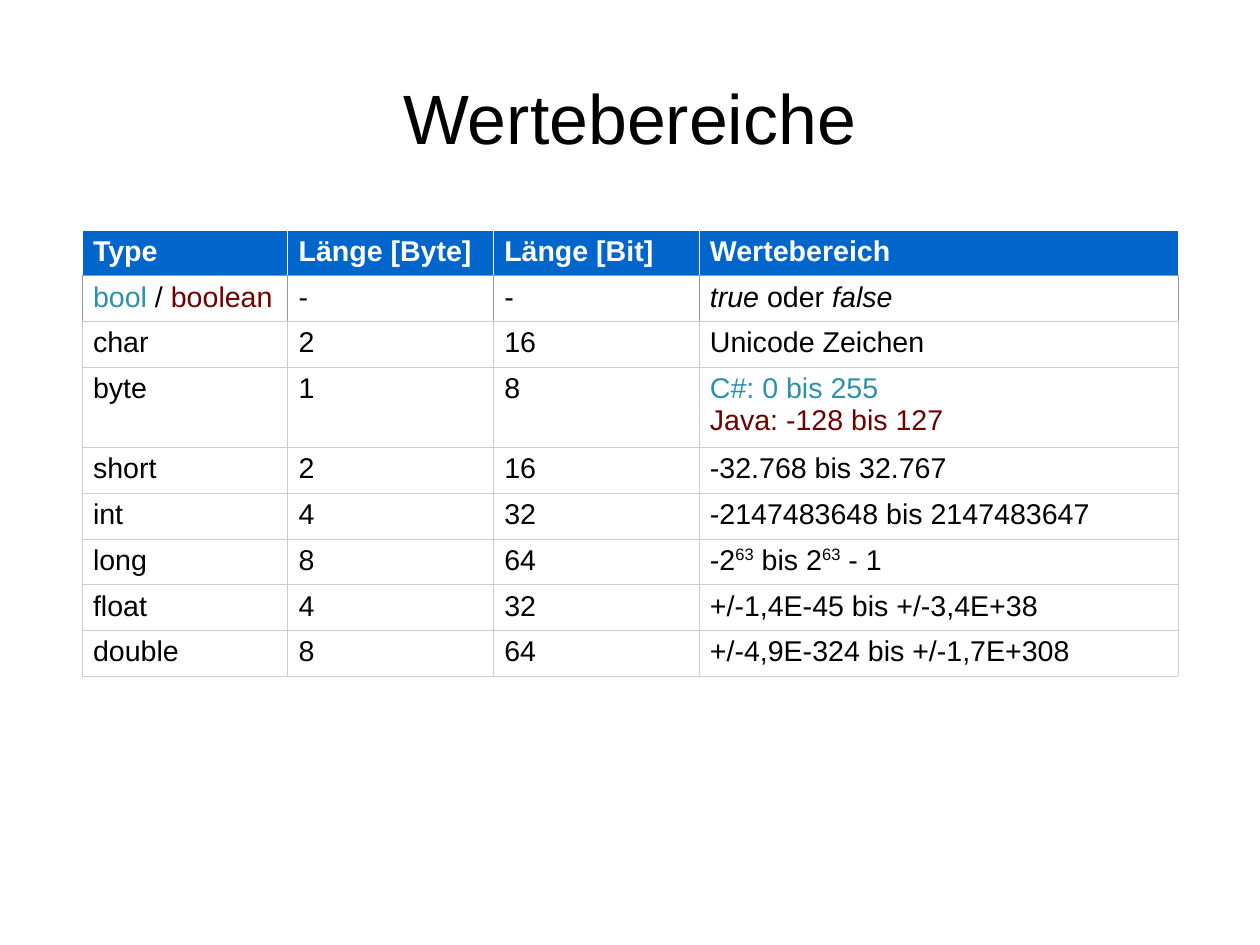
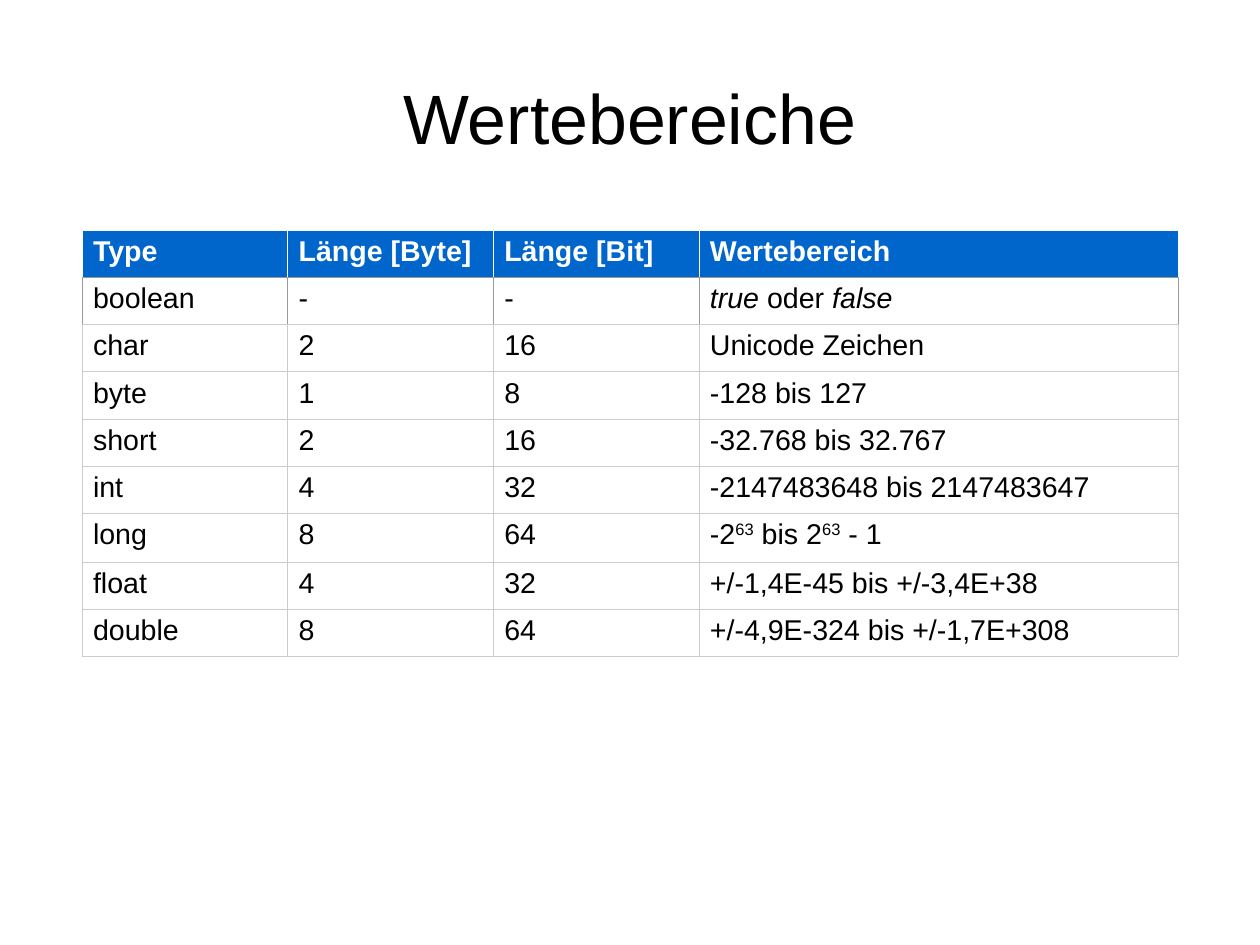
Before and after one commit to phdu/vorkurs, a slide deck: slide 9 of Tag_1/folien_tag_1.odp. Drawn at 1260x945 pixels with LibreOffice and Linux fonts; fonts in the diff are those of the drawing. Boxes give left, top, right and bottom in pixels: in the first picture for what was removed or moved away, otherwise in the second. Text is boxed around its words. In the diff, an @@ line names an element or a change of style, - is before the commit and + after.

```diff
--- a/Tag_1/folien_tag_1.odp
+++ b/Tag_1/folien_tag_1.odp
@@ table at (82,230,1180,656) @@
-row 2, column 1: bool / boolean
+row 2, column 1: boolean
-row 4, column 4: C#: 0 bis 255 / Java: -128 bis 127
+row 4, column 4: -128 bis 127
```
Also in this commit, not shown: 11 other slides changed.
